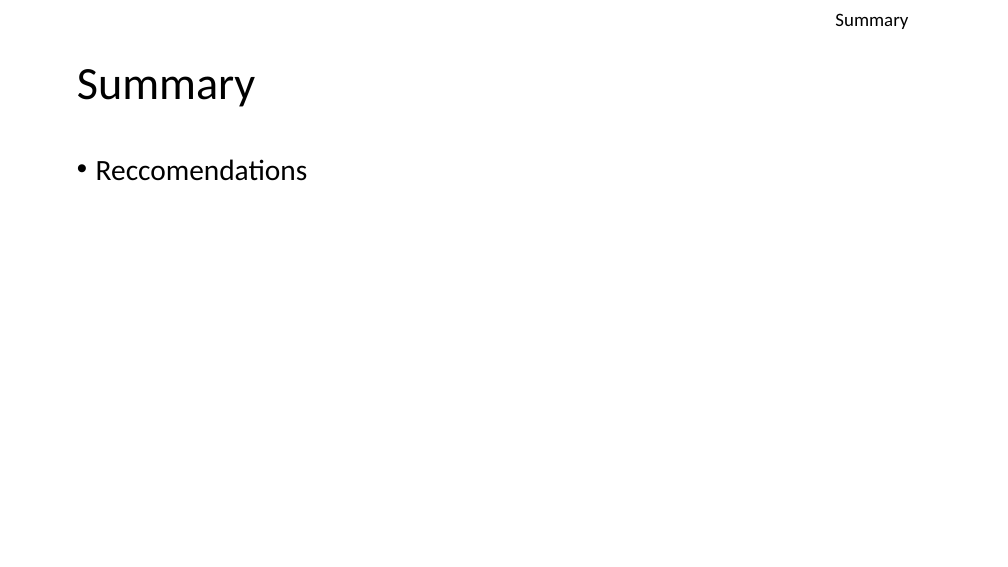
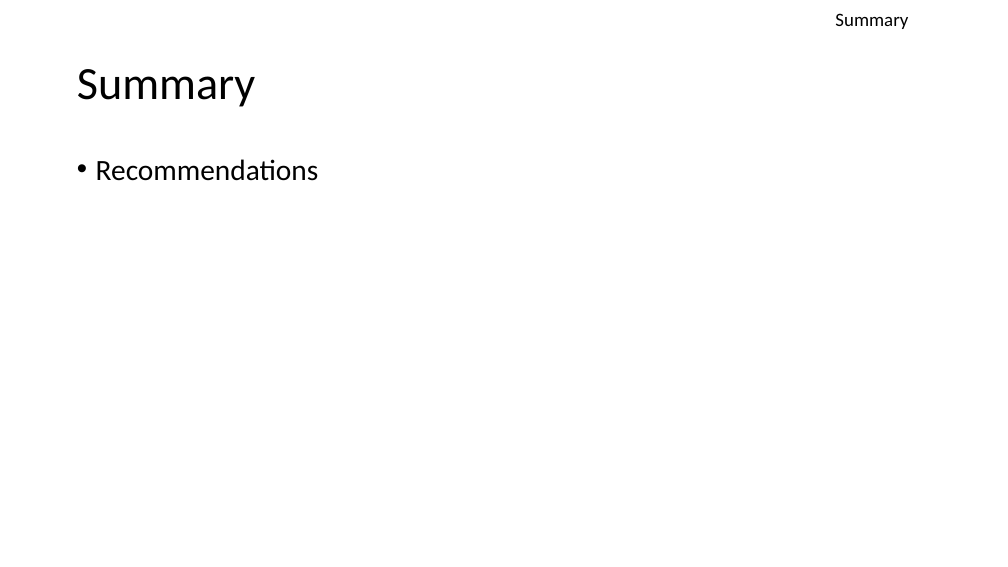
Before and after one commit to hebernielsen/DDS-CaseStudy-2, a slide deck: slide 11 of DDS_Case_Study_2_Presentation.pptx. Drawn at 1008x567 pixels with LibreOffice and Linux fonts; fonts in the diff are those of the drawing. Boxes give left, top, right and bottom in pixels: in the first picture for what was removed or moved away, otherwise in the second. Text is boxed around its words. In the diff, an @@ line names an element or a change of style, - is before the commit and + after.

```diff
--- a/DDS_Case_Study_2_Presentation.pptx
+++ b/DDS_Case_Study_2_Presentation.pptx
@@ text at (96,159,319,181): text changed @@
-• Reccomendations
+• Recommendations
```
Also in this commit, not shown: 3 other slides changed, 1 other file.
